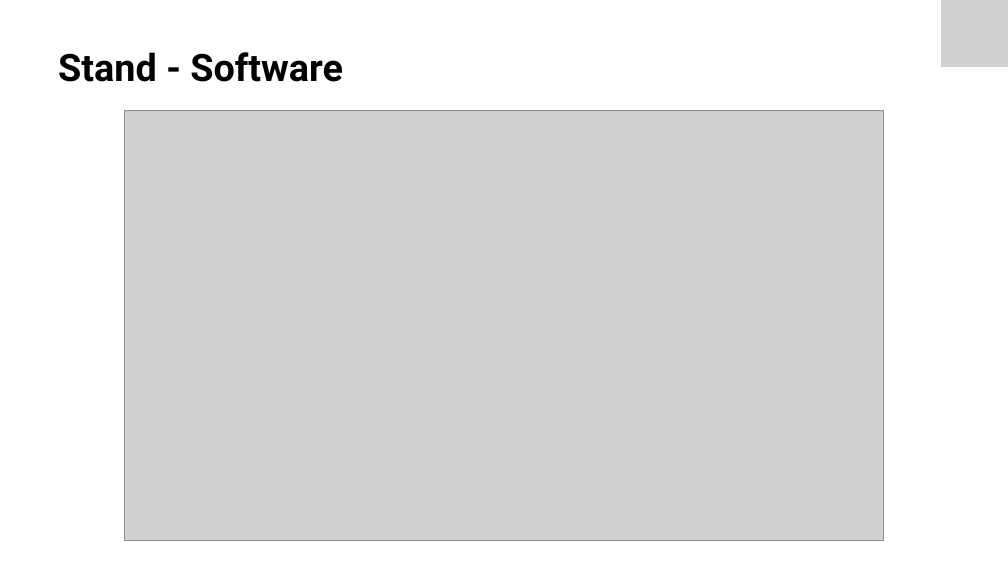
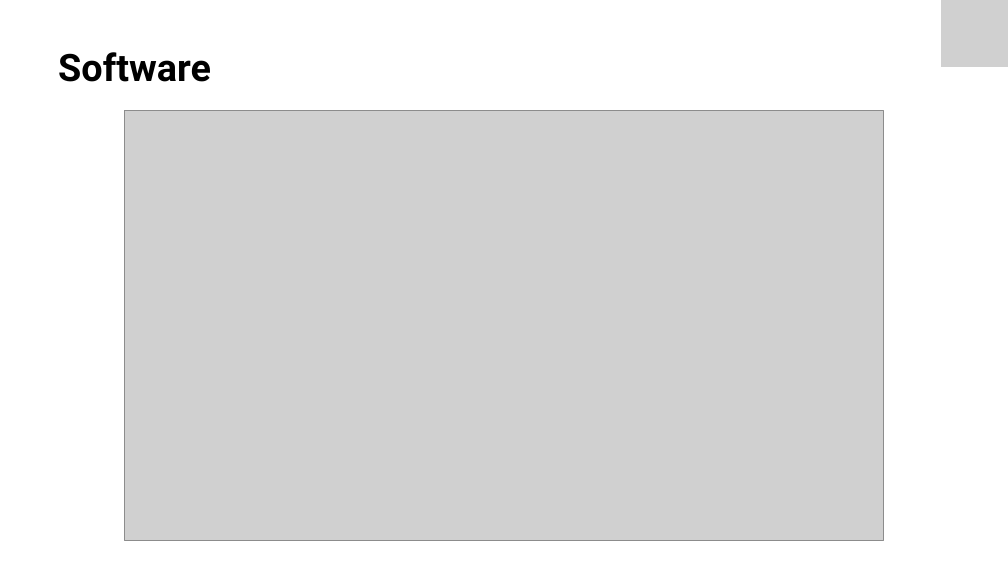
Before and after one commit to Froster2406/BAT2024, a slide deck: slide 5 of Dokumentation/presentation/BAT-EIT-FS24-Präs-Nicora-1507146.pptx (slide 7 before the commit). Drawn at 1008x567 pixels with LibreOffice and Linux fonts; fonts in the diff are those of the drawing; grey boxes stand for pictures. Boxes give left, top, right and bottom in pixels: in the first picture for what was removed or moved away, otherwise in the second. Text is boxed around its words. In the diff, an @@ line names an element or a change of style, - is before the commit and + after.

```diff
--- a/Dokumentation/presentation/BAT-EIT-FS24-Präs-Nicora-1507146.pptx
+++ b/Dokumentation/presentation/BAT-EIT-FS24-Präs-Nicora-1507146.pptx
@@ title at (58, 52, 211, 82): text changed @@
-Stand - Software
+Software
```
Also in this commit, not shown: 1 other slide changed, 4 slides added, 2 slides removed, 5 other files.
